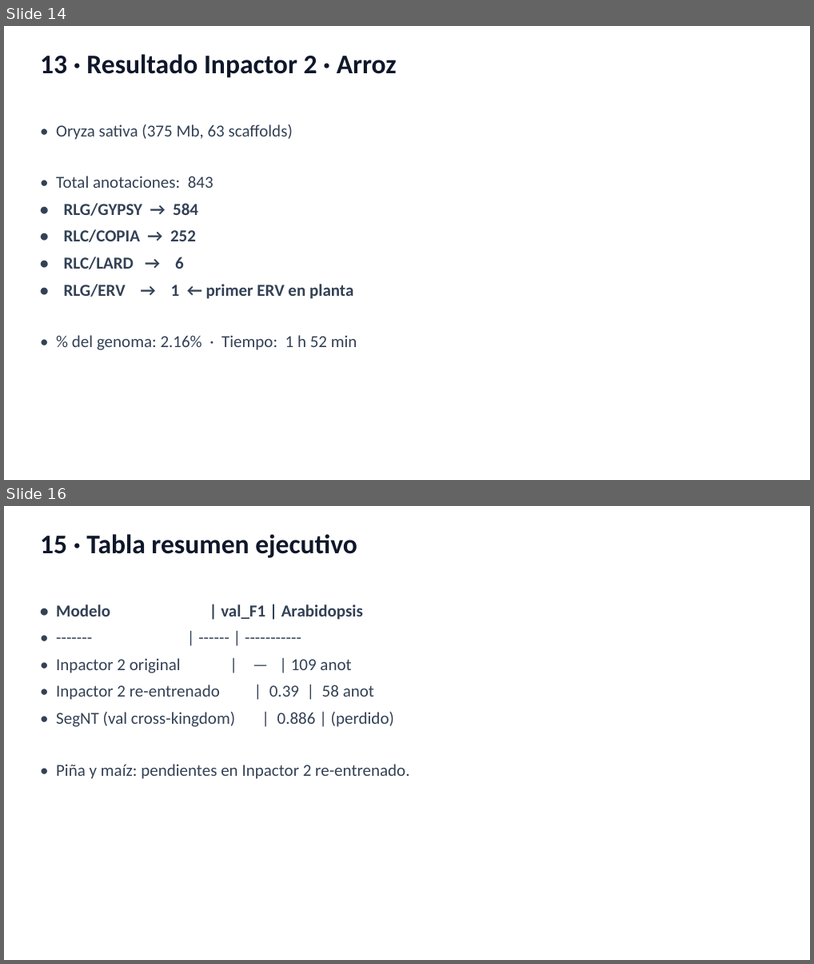
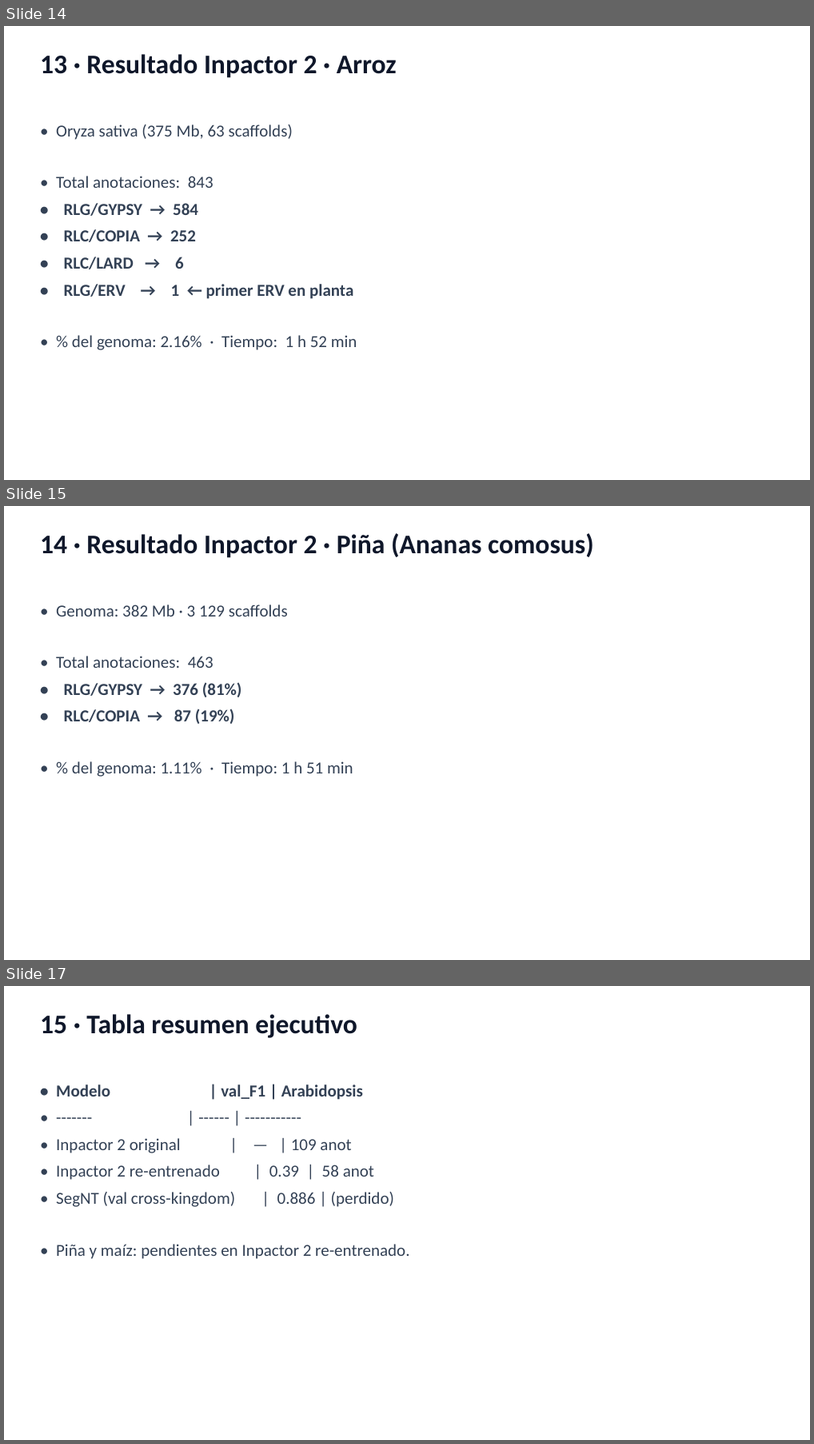
Before and after one commit to Inpactor3/Inpactor3-SegNT, a slide deck: docs/presentacion_final.pptx. Shown one above the other, each under a label of ours: slides 14 and 16 before the commit, slides 14, 15 and 17 after it; the slides between them are not shown. The pictures are 814x964 and 814x1444 pixels, drawn with LibreOffice and Linux fonts; fonts in the diff are those of the drawing. Boxes give left, top, right and bottom in pixels: in the first picture for what was removed or moved away, otherwise in the second. Text is boxed around its words. In the diff, an @@ line names an element or a change of style, - is before the commit and + after.

Commit message:
docs: add piña results to presentation (463 anot, 1.11%)

```diff
--- a/docs/presentacion_final.pptx
+++ b/docs/presentacion_final.pptx
@@ slide 15 added at [4,506,810,960], background #FFFFFF @@
@@ text added at [40,533,594,558], 32 pt, text #0F172A, bold @@
+14 · Resultado Inpactor 2 · Piña (Ananas comosus)
@@ text added at [56,604,354,776], 20 pt, text #334155 @@
+• Genoma: 382 Mb · 3 129 scaffolds
+• Total anotaciones: 463
+• RLG/GYPSY → 376 (81%)
+• RLC/COPIA → 87 (19%)
+• % del genoma: 1.11% · Tiempo: 1 h 51 min
@@ what was slide 16 is now slide 17 @@
```
Also in this commit, not shown: 1 slide changed, 1 other file.
